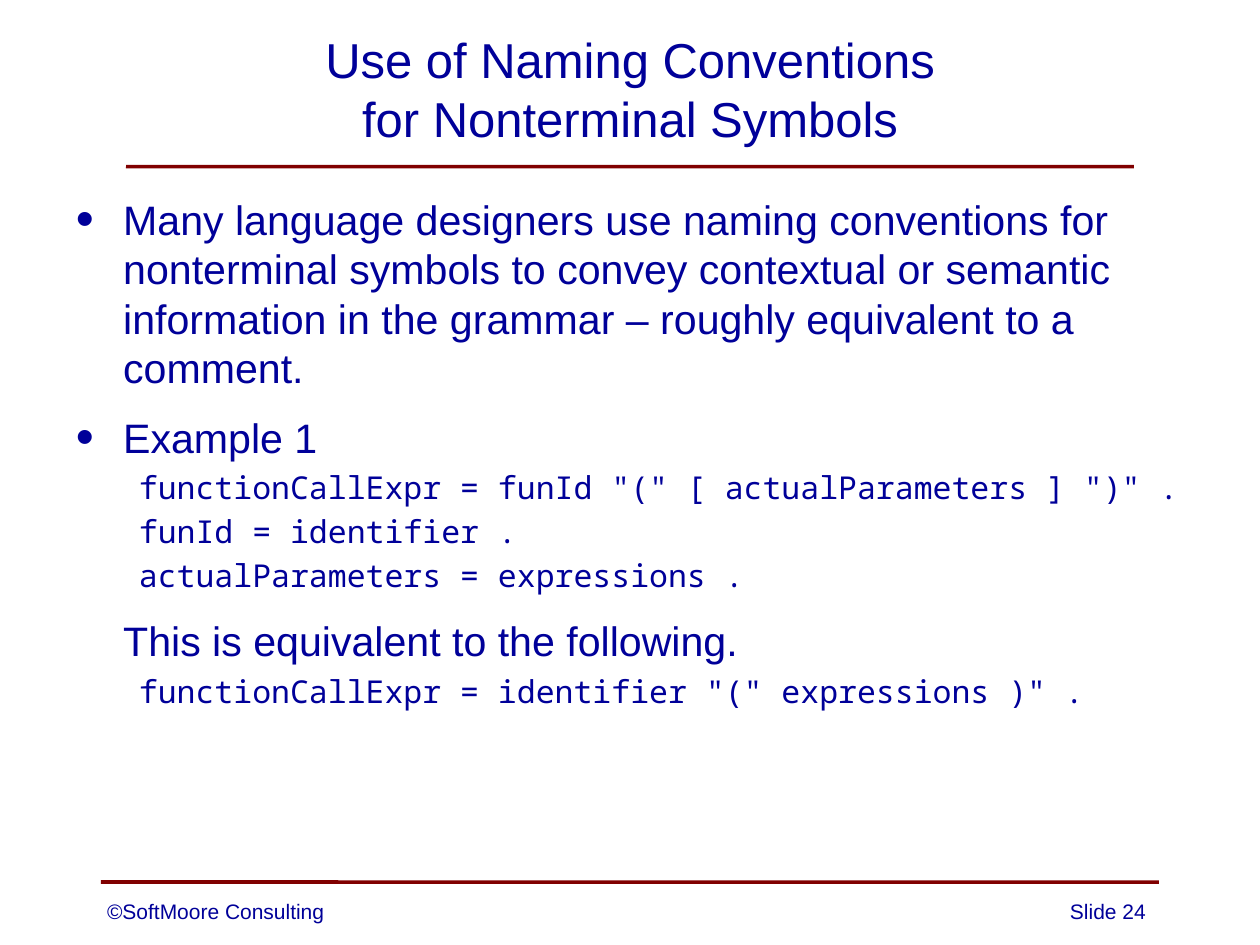
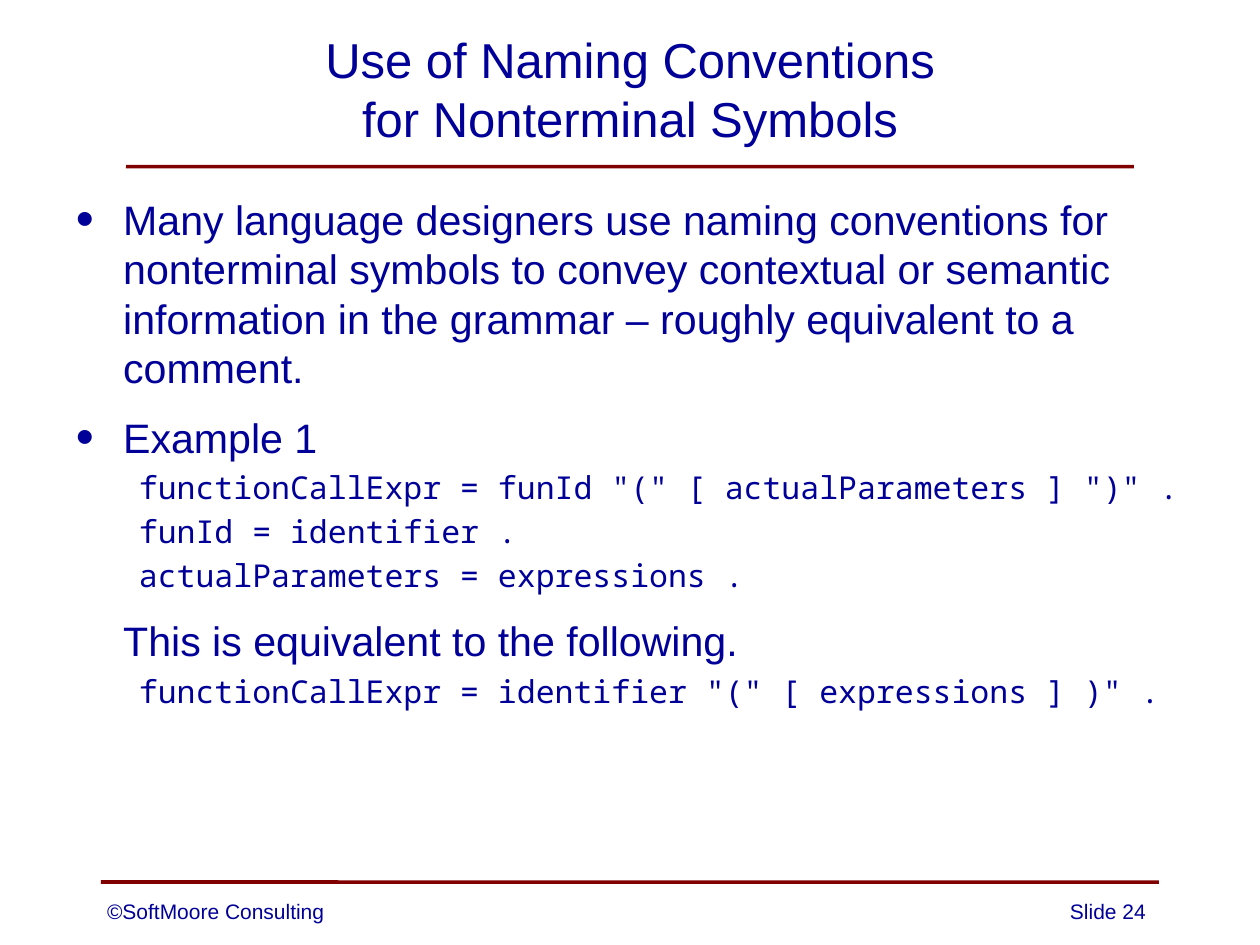
Before and after one commit to SoftMoore/CPRL-Java-3rd, a slide deck: slide 24 of PowerPoints/03 - Context-Free Grammars.pptx. Drawn at 1260x945 pixels with LibreOffice and Linux fonts; fonts in the diff are those of the drawing. Boxes give left, top, right and bottom in pixels: in the first picture for what was removed or moved away, otherwise in the second. Text is boxed around its words. In the diff, an @@ line names an element or a change of style, - is before the commit and + after.

```diff
--- a/PowerPoints/03 - Context-Free Grammars.pptx
+++ b/PowerPoints/03 - Context-Free Grammars.pptx
@@ text at (x1=139, y1=679, x2=1027, y2=711): text changed @@
-  functionCallExpr = identifier "(" expressions )" .
+  functionCallExpr = identifier "(" [ expressions ] )" .
```
Also in this commit, not shown: 1 other slide changed.
